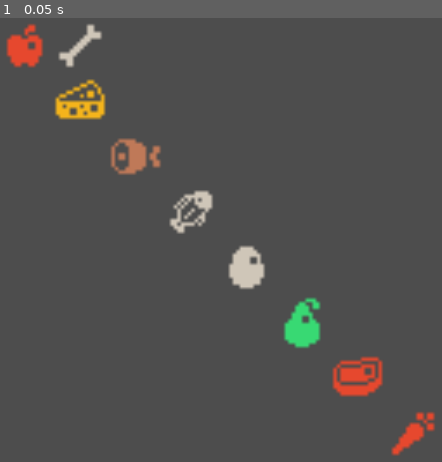
Above: before the commit, frame 1.
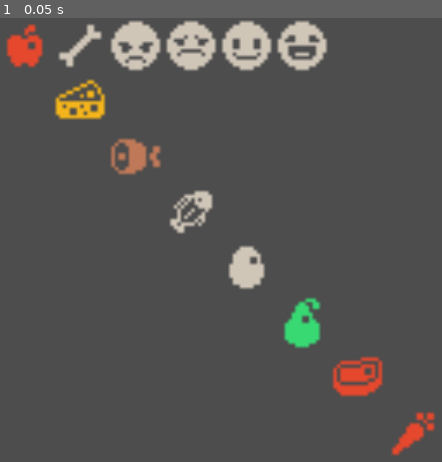
Above: after the commit, the same moment.

Repository: nagolyhprum/last-drop-brewery
Game: Godot game, scene res://main.tscn
Two runs of this game, one before a commit and one after it. Both use one fixed random seed, a clock stepped at 60 frames per second and the inputs below.
Inputs:
- Up to frame 1 (0.05 s): no input

The runs differ from the first frame. In frame 1, 3.7% of the frame differs, in the area x 24-75%, y 0-12%.

Commit message:
add reactions

Diff:
--- /dev/null
+++ b/Reactions/FourOfFour.tscn
@@ -0,0 +1,9 @@
+[gd_scene load_steps=2 format=3 uid="uid://cweyvcx55tvw8"]
+
+[ext_resource type="Texture2D" uid="uid://c1a8r1t8ojjla" path="res://Images/colored-transparent_packed.png" id="1_wecyk"]
+
+[node name="FourOfFour" type="Sprite2D"]
+texture = ExtResource("1_wecyk")
+centered = false
+region_enabled = true
+region_rect = Rect2(592, 224, 16, 16)
--- /dev/null
+++ b/Reactions/OneOfFour.tscn
@@ -0,0 +1,9 @@
+[gd_scene load_steps=2 format=3 uid="uid://bjagokp8iu26s"]
+
+[ext_resource type="Texture2D" uid="uid://c1a8r1t8ojjla" path="res://Images/colored-transparent_packed.png" id="1_6orjv"]
+
+[node name="OneOfFour" type="Sprite2D"]
+texture = ExtResource("1_6orjv")
+centered = false
+region_enabled = true
+region_rect = Rect2(576, 224, 16, 16)
--- /dev/null
+++ b/Reactions/ThreeOfFour.tscn
@@ -0,0 +1,9 @@
+[gd_scene load_steps=2 format=3 uid="uid://xd38ehec11kv"]
+
+[ext_resource type="Texture2D" uid="uid://c1a8r1t8ojjla" path="res://Images/colored-transparent_packed.png" id="1_pexcy"]
+
+[node name="ThreeOfFour" type="Sprite2D"]
+texture = ExtResource("1_pexcy")
+centered = false
+region_enabled = true
+region_rect = Rect2(560, 224, 16, 16)
--- /dev/null
+++ b/Reactions/TwoOfFour.tscn
@@ -0,0 +1,9 @@
+[gd_scene load_steps=2 format=3 uid="uid://d0f2w5jkjkk88"]
+
+[ext_resource type="Texture2D" uid="uid://c1a8r1t8ojjla" path="res://Images/colored-transparent_packed.png" id="1_r2yq4"]
+
+[node name="TwoOfFour" type="Sprite2D"]
+texture = ExtResource("1_r2yq4")
+centered = false
+region_enabled = true
+region_rect = Rect2(608, 224, 16, 16)
--- a/main.tscn
+++ b/main.tscn
@@ -9,6 +9,10 @@
 [ext_resource type="PackedScene" uid="uid://b06ke02trbk25" path="res://Ingredients/Steak.tscn" id="7_kek77"]
 [ext_resource type="PackedScene" uid="uid://djn0a7xs2g216" path="res://Ingredients/Carrot.tscn" id="8_4c57u"]
 [ext_resource type="PackedScene" uid="uid://bw1djej8xwvlq" path="res://Ingredients/Bone.tscn" id="9_efxa6"]
+[ext_resource type="PackedScene" uid="uid://bjagokp8iu26s" path="res://Reactions/OneOfFour.tscn" id="10_dg77c"]
+[ext_resource type="PackedScene" uid="uid://d0f2w5jkjkk88" path="res://Reactions/TwoOfFour.tscn" id="11_ycdy4"]
+[ext_resource type="PackedScene" uid="uid://xd38ehec11kv" path="res://Reactions/ThreeOfFour.tscn" id="12_w48qg"]
+[ext_resource type="PackedScene" uid="uid://cweyvcx55tvw8" path="res://Reactions/FourOfFour.tscn" id="13_ycdy4"]
 
 [node name="Node2D" type="Node2D"]
 scale = Vector2(5, 5)
@@ -38,3 +42,16 @@
 
 [node name="Bone" parent="." instance=ExtResource("9_efxa6")]
 offset = Vector2(16, 0)
+
+[node name="OneOfFour" parent="." instance=ExtResource("10_dg77c")]
+offset = Vector2(32, 0)
+
+[node name="TwoOfFour" parent="." instance=ExtResource("11_ycdy4")]
+scale = Vector2(1, 1)
+offset = Vector2(48, 0)
+
+[node name="ThreeOfFour" parent="." instance=ExtResource("12_w48qg")]
+offset = Vector2(64, 0)
+
+[node name="FourOfFour" parent="." instance=ExtResource("13_ycdy4")]
+offset = Vector2(80, 0)
Not shown: 1 places in main.tscn that only renumber resources
